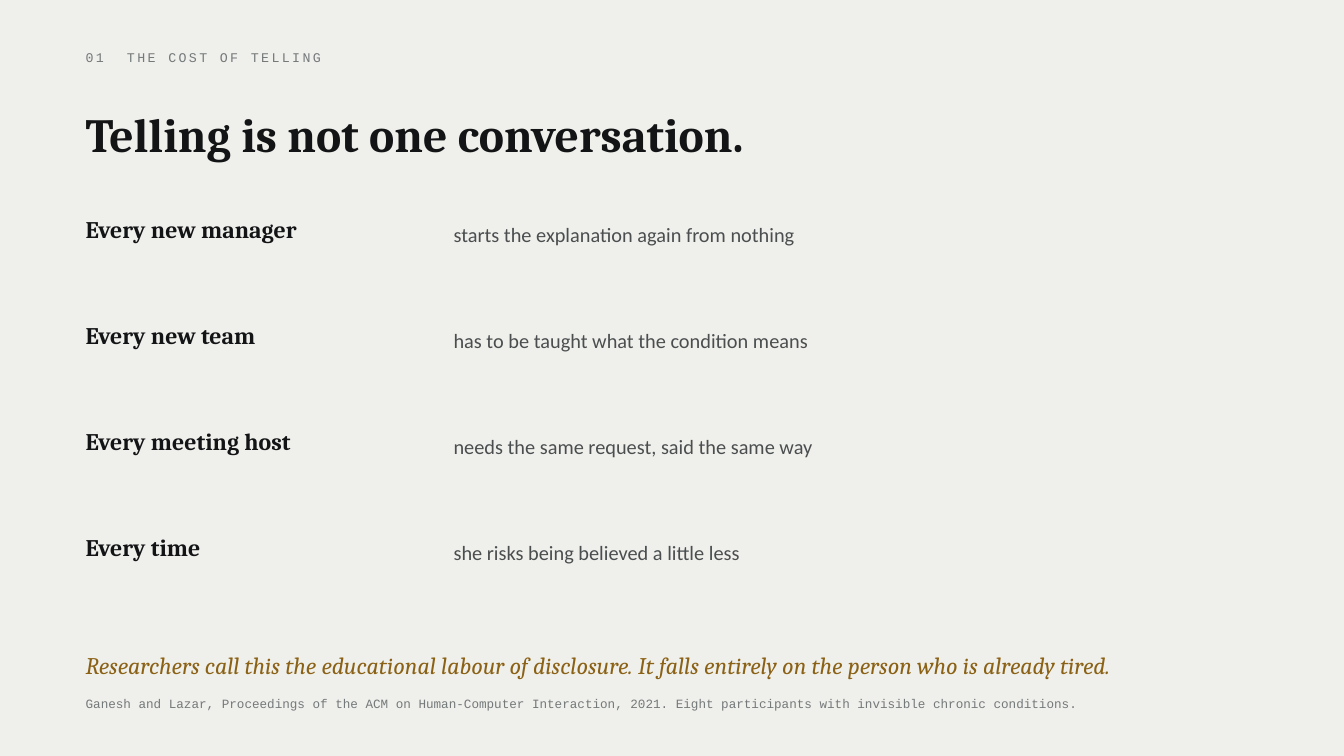
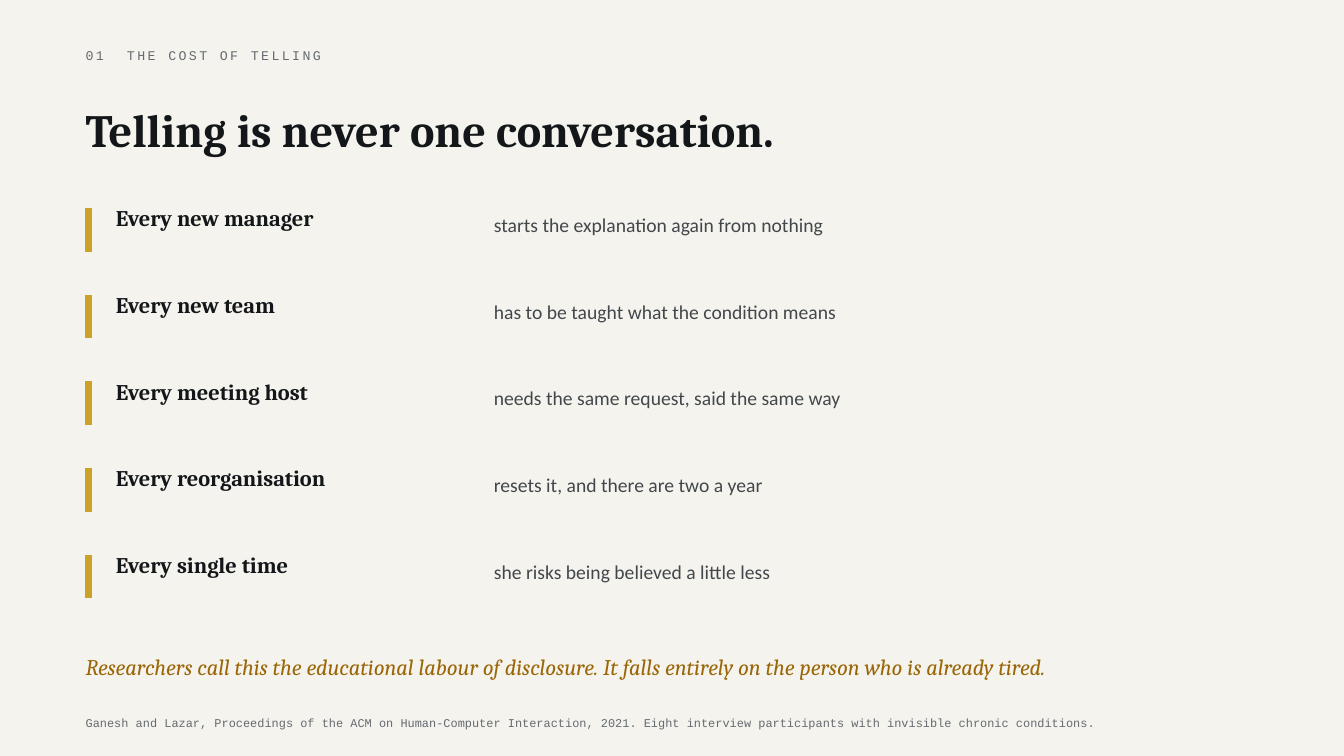
Before and after one commit to parthsevak2/curb-cut, a slide deck: slide 8 of submission/Curb-Cut.pptx (slide 7 before the commit). Drawn at 1344x756 pixels with LibreOffice and Linux fonts; fonts in the diff are those of the drawing. Boxes give left, top, right and bottom in pixels: in the first picture for what was removed or moved away, otherwise in the second. Text is boxed around its words. In the diff, an @@ line names an element or a change of style, - is before the commit and + after.

```diff
--- a/submission/Curb-Cut.pptx
+++ b/submission/Curb-Cut.pptx
@@ background #EFEFEB to #F5F3ED @@
@@ text "01 THE COST OF TELLING" at [86,51,321,60]: text colour #74797A to #656B71 @@
@@ text at [86,115,774,157]: text changed; size 34 to 33 pt; text colour #121415 to #14171A @@
-Telling is not one conversation.
+Telling is never one conversation.
@@ rectangle added at [86,209,92,251], fill #C9A227, outline #C9A227 1 pt @@
@@ text "Every new manager": place and size @@
-text "Every new manager" at [86,222,297,244]
+text "Every new manager" at [116,211,313,231]
@@ text "starts the explanation again from ...": place and size @@
-text "starts the explanation again from ..." at [454,228,795,246]
+text "starts the explanation again from ..." at [494,218,823,236]
@@ rectangle added at [86,295,92,338], fill #C9A227, outline #C9A227 1 pt @@
@@ text "Every new team": place and size @@
-text "Every new team" at [86,328,255,350]
+text "Every new team" at [116,298,275,318]
@@ text "has to be taught what ...": place and size @@
-text "has to be taught what ..." at [454,334,808,352]
+text "has to be taught what ..." at [494,305,836,323]
@@ rectangle added at [86,382,92,424], fill #C9A227, outline #C9A227 1 pt @@
@@ size 17 to 16 pt, text colour #121415 to #14171A in 3 elements at [116,211,313,231], [116,298,275,318], [116,384,308,405] @@
@@ text "Every meeting host": place and size @@
-text "Every meeting host" at [86,433,290,456]
+text "Every meeting host" at [116,384,308,405]
@@ size 14.5 to 14 pt, text colour #4A4E4F to #42474C in 4 elements at [494,218,823,236], [494,565,770,583], [494,305,836,323], [494,391,841,408] @@
@@ text "needs the same request, said ...": place and size @@
-text "needs the same request, said ..." at [454,440,812,458]
+text "needs the same request, said ..." at [494,391,841,408]
@@ rectangle added at [86,469,92,511], fill #C9A227, outline #C9A227 1 pt @@
@@ text added at [116,470,325,491], 16 pt, text #14171A, bold @@
+Every reorganisation
@@ text added at [494,478,763,495], 14 pt, text #42474C @@
+resets it, and there are two a year
@@ rectangle added at [86,556,92,598], fill #C9A227, outline #C9A227 1 pt @@
@@ text at [116,557,288,578]: text changed; size 17 to 16 pt; text colour #121415 to #14171A @@
-Every time
+Every single time
@@ text "she risks being believed a ...": place and size @@
-text "she risks being believed a ..." at [454,546,740,564]
+text "she risks being believed a ..." at [494,565,770,583]
@@ text "Researchers call this the educational ..." at [86,659,1045,680]: size 17 to 16 pt, text colour #8A6115 to #9A6608 @@
@@ text at [86,719,1095,730]: text changed; size 9 to 8.5 pt; text colour #74797A to #656B71 @@
-Ganesh and Lazar, Proceedings of the ACM on Human-Computer Interaction, 2021. Eight participants with invisible chronic conditions.
+Ganesh and Lazar, Proceedings of the ACM on Human-Computer Interaction, 2021. Eight interview participants with invisible chronic conditions.
```
Also in this commit, not shown: 18 other slides changed, 3 slides added, 1 other file.
